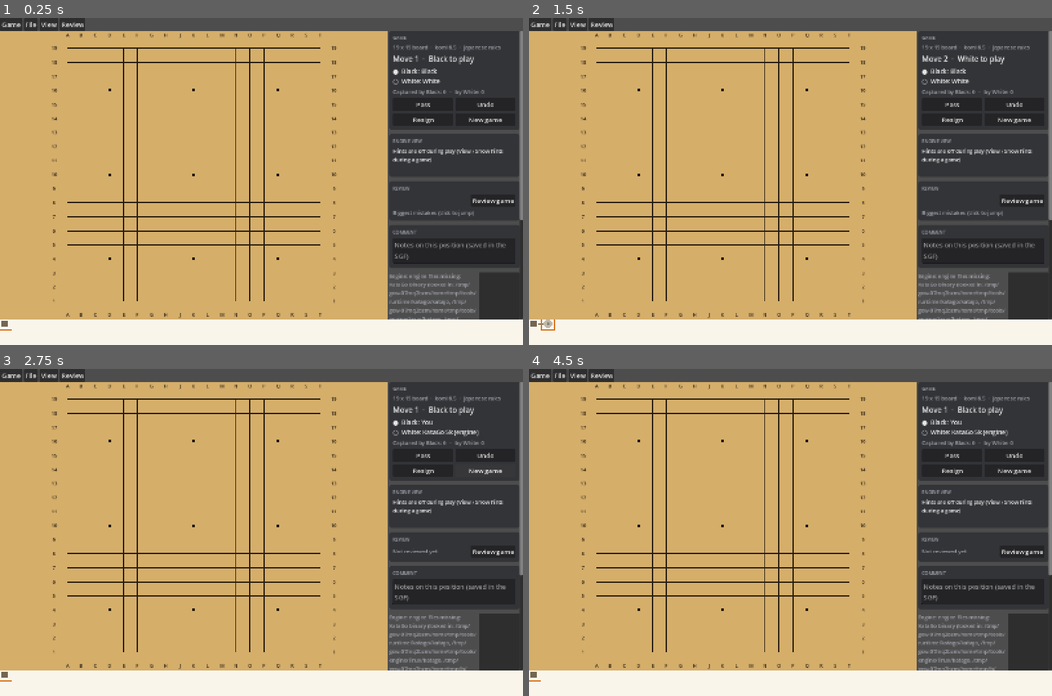
Above: before the commit, frames 1-4 (two rows, left to right).
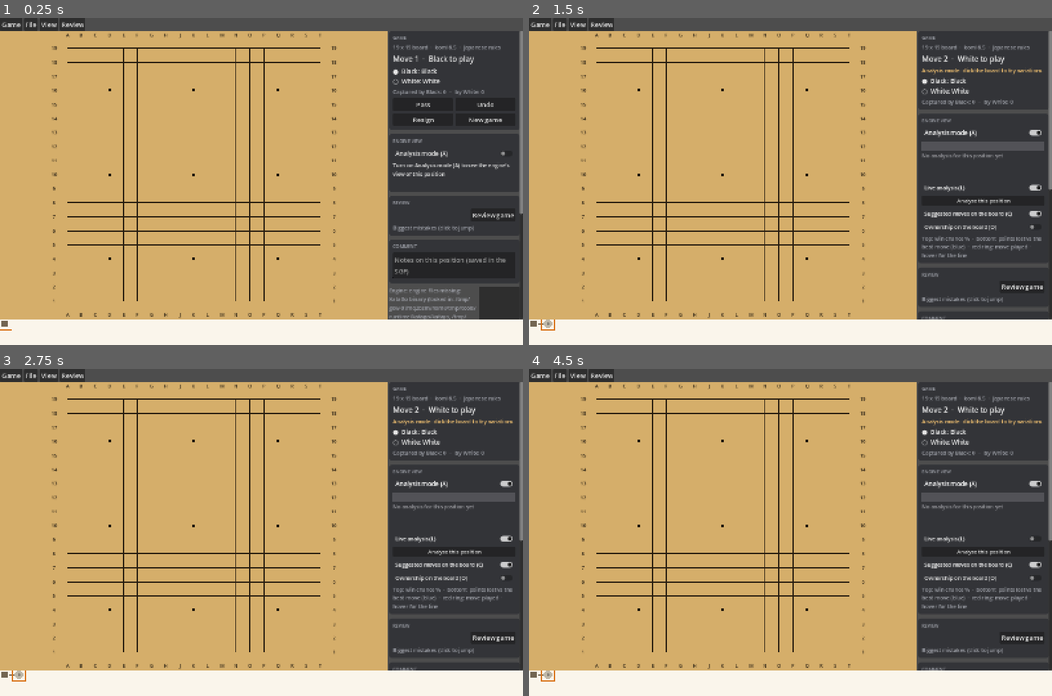
Above: after the commit, the same moments.

Repository: bgenerowicz/go_game
Game: Godot game, scene res://main.tscn
Two runs of this game, one before a commit and one after it. Both use one fixed random seed, a clock stepped at 60 frames per second and the inputs below.
Inputs (mouse positions are in pixels of both pictures, inside the frame that each line leads up to):
- Up to frame 1 (0.25 s): no input
- Up to frame 2 (1.5 s): click "Pass" at 0.5 s; click (984, 152) at 1.25 s, where only the run after the commit has a clickable "Analysis mode (A)"
- Up to frame 3 (2.75 s): click (486, 470) at 2 s, where only the run before the commit has a clickable "New game"
- Up to frame 4 (4.5 s): click (1015, 470) at 2.75 s, where only the run before the commit has a clickable "New game"; click (1015, 454) at 3.5 s, where only the run before the commit has a clickable "Undo"; click (984, 539) at 4.25 s, where only the run after the commit has a clickable "Live analysis (L)"

The runs differ from the first frame. In frame 1, 4.1% of the frame differs, in the area x 74-100%, y 39-93%; in frame 2, 6.9%; in frame 3, 7.4%, in the area x 0-100%, y 11-96%; in frame 4, 7.3%.

Commit message:
Add an Analysis mode switch (A) to the Engine view
The engine's view of a position was only reachable through a full
review or the View menu. The Engine view card now starts with an
always-visible "Analysis mode (A)" switch, sharing its state with the
View menu item (renamed from "Review mode") and the A key; the "hints
are off" line points to it.

Turning it on mid-game remembers the game position; turning it off
returns there and hands the move back to the engine if it is its turn.
A move played in the game now becomes the main line (first child), so
moves tried in analysis at that point stay a sideline instead of
taking over the saved game and later reviews.

Co-Authored-By: Claude Opus 5.5 <noreply@anthropic.com>

Diff:
--- a/scripts/core/game_flow.gd
+++ b/scripts/core/game_flow.gd
@@ -85,9 +85,20 @@
 func play(x: int, y: int) -> bool:
 	if not is_legal_at(x, y):
 		return false
-	tree.play_move(turn(), x, y)
-	_announce()
-	return true
+	_make_main_line(tree.play_move(turn(), x, y))
+	_announce()
+	return true
+
+
+## A move played in the game (not a review-mode variation) is the game: it
+## becomes the first child, so analysis sidelines tried at this point while
+## the game was running stay sidelines and the main line is what was played.
+func _make_main_line(node: GameNode) -> void:
+	var parent: GameNode = node.parent if node != null else null
+	if parent == null or parent.children.is_empty() or parent.children[0] == node:
+		return
+	parent.children.erase(node)
+	parent.children.insert(0, node)
 ## Review-mode editing (PLAN 6.2: "clicking the board in review mode adds a
 ## variation move"). Works after the game is over and never ends it, because a
 ## variation is a hypothesis, not a played game.
@@ -142,7 +153,7 @@
 func pass_move() -> bool:
 	if over:
 		return false
-	tree.play_pass(turn())
+	_make_main_line(tree.play_pass(turn()))
 	if board().consecutive_passes >= 2:
 		over = true
 		ended_by_passes = true
--- a/scripts/ui/main.gd
+++ b/scripts/ui/main.gd
@@ -27,6 +27,8 @@
 var ownership_toggle: CheckButton
 ## Engine view: automatic analysis of the shown position on/off.
 var live_toggle: CheckButton
+## Engine view: analysis (review) mode on/off, without a full review.
+var analysis_mode_toggle: CheckButton
 var _circles_help: Label
 ## Side-panel parts that change with the mode (see _update_panel_mode).
 var _actions: GridContainer
@@ -320,7 +322,7 @@
 	view_menu.name = "View"
 	view_menu.add_check_item("Coordinates", 20)
 	view_menu.add_check_item("Move numbers", 21)
-	view_menu.add_check_item("Review mode", 22)
+	view_menu.add_check_item("Analysis mode (A)", 22)
 	view_menu.add_check_item("Suggested moves on the board (C)", 23)
 	view_menu.add_check_item("Ownership on the board (O)", 24)
 	view_menu.add_check_item("Live analysis (L)", 25)
@@ -361,7 +363,7 @@
 	turn_label = _text_label("Turn", FONT_LARGE, COLOR_TEXT)
 	game.add_child(turn_label)
 	mode_label = _text_label("Mode", FONT_SMALL, COLOR_ACCENT)
-	mode_label.text = "Review mode: click the board to try variations"
+	mode_label.text = "Analysis mode: click the board to try variations"
 	mode_label.visible = false
 	game.add_child(mode_label)
 	players_label = _text_label("Players", FONT_BODY, COLOR_TEXT)
@@ -385,6 +387,15 @@
 
 	# --- Engine view of the shown position ----------------------------------
 	var view: VBoxContainer = _section(panel, "AnalysisCard", "Engine view")
+	# Always visible: the way into the engine's view of the current position,
+	# without having to run a full-game review first.
+	analysis_mode_toggle = CheckButton.new()
+	analysis_mode_toggle.name = "AnalysisMode"
+	analysis_mode_toggle.text = "Analysis mode (A)"
+	analysis_mode_toggle.focus_mode = Control.FOCUS_NONE
+	analysis_mode_toggle.add_theme_font_size_override("font_size", FONT_BODY)
+	analysis_mode_toggle.toggled.connect(_set_analysis_mode)
+	view.add_child(analysis_mode_toggle)
 	winrate_bar = WinRateBar.new()
 	winrate_bar.name = "WinRateBar"
 	winrate_bar.size_flags_horizontal = Control.SIZE_EXPAND_FILL
@@ -485,7 +496,7 @@
 	footer.add_child(restart_button)
 	panel.add_child(footer)
 	var hint: Label = _text_label("Keys", FONT_SMALL, COLOR_MUTED)
-	hint.text = "← → move   ↑ ↓ variation   Home/End   P pass   U undo   C suggestions   O ownership   L live   " \
+	hint.text = "← → move   ↑ ↓ variation   Home/End   P pass   U undo   A analysis   C suggestions   O ownership   L live   " \
 		+ "Ctrl+O open   Ctrl+S save"
 	panel.add_child(hint)
 	return panel
@@ -932,7 +943,7 @@
 		winrate_bar.visible = _hints_visible()
 	if analysis_label != null:
 		analysis_label.text = "" if _hints_visible() \
-			else "Hints are off during play (View › Show hints during a game)"
+			else "Turn on Analysis mode (A) to see the engine's view of this position"
 	if ownership_label != null:
 		ownership_label.text = ""
 
@@ -1139,6 +1150,45 @@
 	mode = new_mode
 	if view_menu != null:
 		view_menu.set_item_checked(view_menu.get_item_index(22), mode == "review")
+	if analysis_mode_toggle != null:
+		analysis_mode_toggle.set_pressed_no_signal(mode == "review")
+
+
+## The game position when Analysis mode was turned on mid-game.
+var _analysis_return: GameNode = null
+
+
+## True while a node is still attached to this game's tree.
+func _in_tree(node: GameNode) -> bool:
+	var walk: GameNode = node
+	while walk != null and walk != flow.tree.root:
+		walk = walk.parent
+	return walk == flow.tree.root
+
+
+## The Analysis mode switch / A key / View menu item: look at the engine's
+## view of any position without running a full review. Leaving it during a
+## game against the engine hands the move back to the opponent if it is its
+## turn.
+func _set_analysis_mode(on: bool) -> void:
+	if on and mode == "play" and not flow.over:
+		# Remember where the game stands: moves tried in analysis may extend
+		# the line from here, so "the end of the main line" is not reliable.
+		_analysis_return = flow.current()
+	_set_mode("review" if on else "play")
+	# Back to playing a game still in progress: return to the game position
+	# itself, not wherever analysis left the board. The next real move then
+	# becomes the main line and the tried moves stay a sideline.
+	if not on and not flow.over:
+		if _analysis_return != null and _in_tree(_analysis_return):
+			flow.tree.go_to(_analysis_return)
+		else:
+			flow.tree.go_to_main_line_end()
+	if not on:
+		_analysis_return = null
+	_refresh()
+	if not on:
+		_offer_ai_move()
 
 
 ## A fresh game or a newly opened file has no review yet: forget the old one
@@ -1148,6 +1198,7 @@
 		analysis.cancel_review()
 	review = null
 	_review_follow = null
+	_analysis_return = null
 	_set_mode("play")
 	_show_mistakes()
 
@@ -1311,8 +1362,7 @@
 func _on_view_menu(id: int) -> void:
 	match id:
 		22:
-			_set_mode("review" if mode == "play" else "play")
-			_refresh()
+			_set_analysis_mode(mode == "play")
 		25:
 			_set_live_enabled(not live_enabled)
 		20, 21, 23, 24, 26:
@@ -1454,6 +1504,9 @@
 			if settings_node != null:
 				_set_view_setting("show_candidates", not bool(settings_node.show_candidates))
 			accept_event()
+		KEY_A:
+			_set_analysis_mode(mode == "play")
+			accept_event()
 		KEY_L:
 			_set_live_enabled(not live_enabled)
 			accept_event()
--- a/tests/test_game_flow.gd
+++ b/tests/test_game_flow.gd
@@ -16,6 +16,7 @@
 	_test_adopt_tree()
 	_test_handicap()
 	_test_review_editing()
+	_test_played_move_is_main_line()
 
 
 func _test_turns_alternate() -> void:
@@ -286,3 +287,27 @@
 	a.check_eq(f.current().comment, "my note", "comment stored on the node")
 	f.set_comment("")
 	a.check_eq(f.current().comment, "", "an empty comment clears it")
+
+
+func _test_played_move_is_main_line() -> void:
+	a.section("flow: a played move becomes the main line")
+	var f: GameFlow = GameFlow.new()
+	f.start(9, 6.5, "japanese", 0)
+	f.play(4, 4)
+	var game_pos: GameNode = f.current()
+	# A move tried in analysis at the game position extends the line first...
+	var tried: GameNode = f.add_variation(2, 2)
+	a.check(tried != null and game_pos.children[0] == tried, "the analysis move is first")
+	# ...then the real game continues from the game position with another move.
+	f.tree.go_to(game_pos)
+	a.check(f.play(6, 6), "the real move is played")
+	var real: GameNode = f.current()
+	a.check(game_pos.children[0] == real, "the played move is now the main line")
+	a.check(game_pos.children.has(tried), "the tried move is kept as a sideline")
+	a.check_eq(f.tree.main_line().back(), real, "the main line ends at the played move")
+	# Passing in the game promotes the same way.
+	f.tree.go_to(real)
+	f.add_variation(3, 3)
+	f.tree.go_to(real)
+	f.pass_move()
+	a.check(real.children[0] == f.current(), "a played pass is the main line too")
